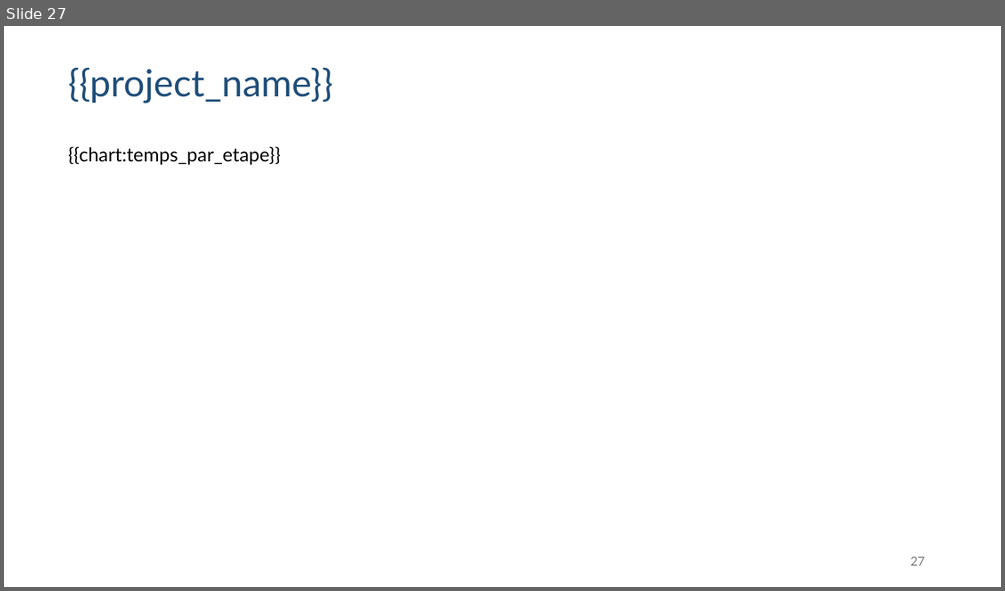
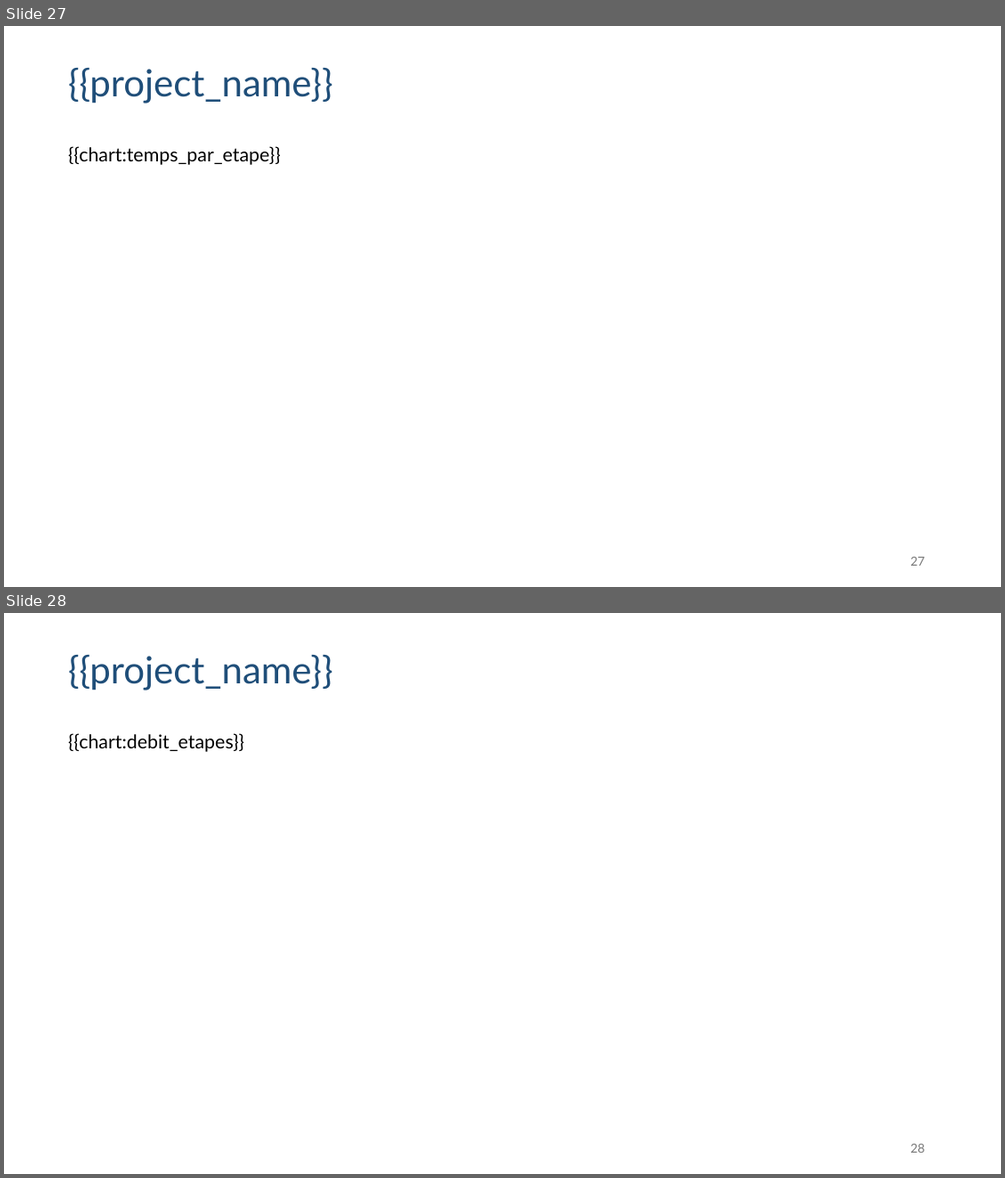
Before and after one commit to gbrieux/coach-jira, a slide deck: templates/template.pptx. Shown one above the other, each under a label of ours: slide 27 before the commit, slides 27 and 28 after it. The pictures are 1005x591 and 1005x1178 pixels, drawn with LibreOffice and Linux fonts; fonts in the diff are those of the drawing. Boxes give left, top, right and bottom in pixels: in the first picture for what was removed or moved away, otherwise in the second. Text is boxed around its words. In the diff, an @@ line names an element or a change of style, - is before the commit and + after.

Commit message:
Add "Débit par étape" slide with entry/exit flow per workflow status
- New indicator `debit_etapes` computes entries, exits, stock, coverage
  and returns per status over the last closed sprints, to expose where
  work accumulates and which downstream step is the likely bottleneck.
- Native render shows grouped entry/exit columns, a stock row aligned
  on the columns, and a right rail with the growing queue, arrivals vs
  deliveries per sprint, and the coach reading.
- New `debit_etapes.window_sprints` project.yaml field (default 3),
  documented in the scaffold and added to fetch defaults and fixtures.
- Add `debit_etapes_lecture` (200 chars) to the coach prompt and check.
- Slide inserted in both template.pptx files; tests and SKILL.md
  history updated.

```diff
--- a/templates/template.pptx
+++ b/templates/template.pptx
@@ slide 28 added at box(4, 613, 1001, 1174), background #FFFFFF @@
@@ text added at box(68, 654, 333, 690), 36 pt, text #1F4E79 @@
+{{project_name}}
@@ text added at box(68, 733, 244, 752), 18.3 pt, text #000000 @@
+{{chart:debit_etapes}}
@@ text added at box(910, 1143, 924, 1152), 12 pt, text #797979 @@
+28
```
Also in this commit, not shown: 4 slides changed, 10 other files.
